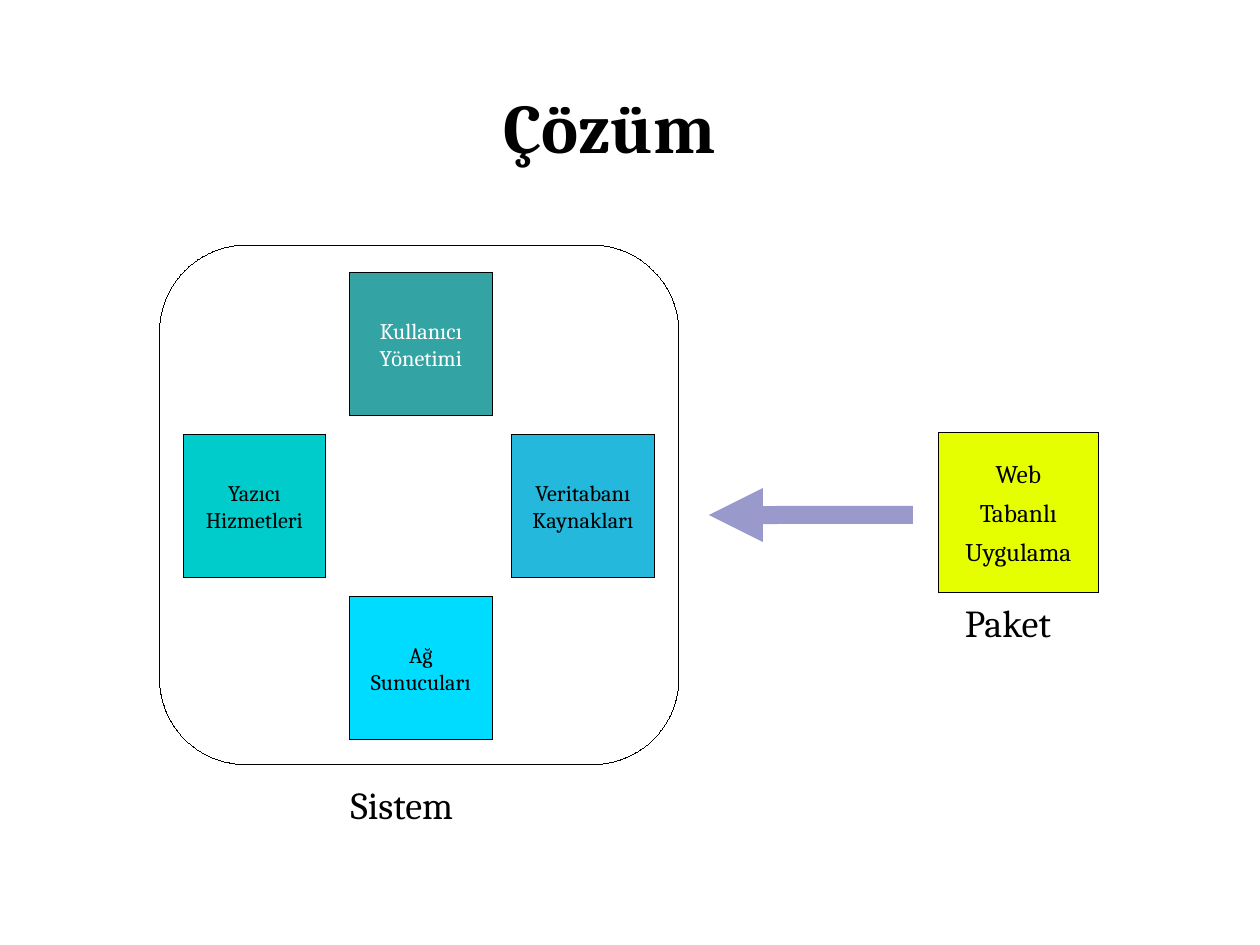
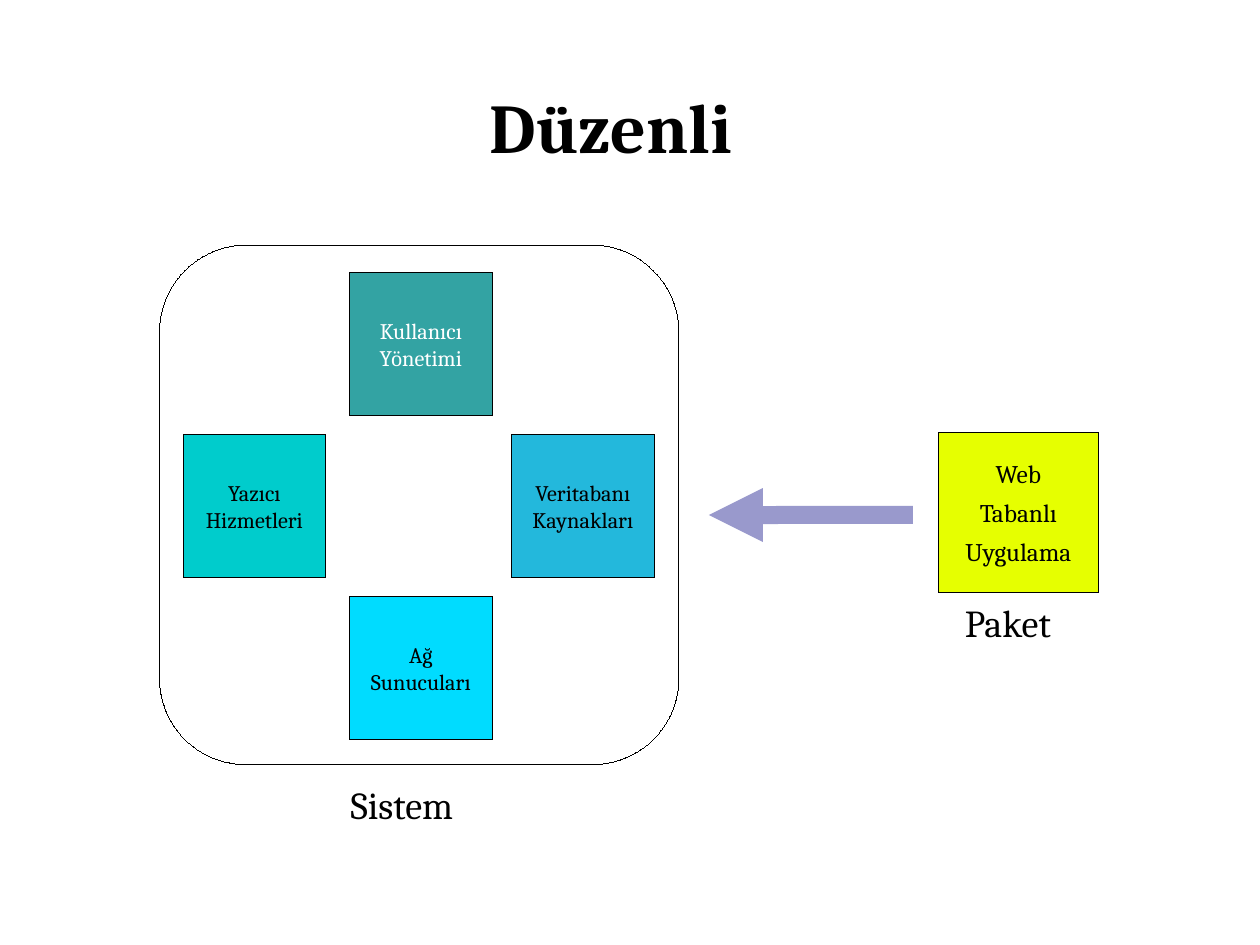
Before and after one commit to Pardus-Linux/COMAR, a slide deck: slide 3 of belgeler/temel-sunum.odp (slide 2 before the commit). Drawn at 1260x945 pixels with LibreOffice and Linux fonts; fonts in the diff are those of the drawing. Boxes give left, top, right and bottom in pixels: in the first picture for what was removed or moved away, otherwise in the second. Text is boxed around its words. In the diff, an @@ line names an element or a change of style, - is before the commit and + after.

```diff
--- a/belgeler/temel-sunum.odp
+++ b/belgeler/temel-sunum.odp
@@ text added at (x1=490, y1=104, x2=732, y2=154), 44 pt, text #000000, bold @@
+Düzenli
@@ text removed at (x1=503, y1=106, x2=715, y2=168) @@
-Çözüm
```
Also in this commit, not shown: 5 other slides changed, 4 slides added, 2 slides removed.
